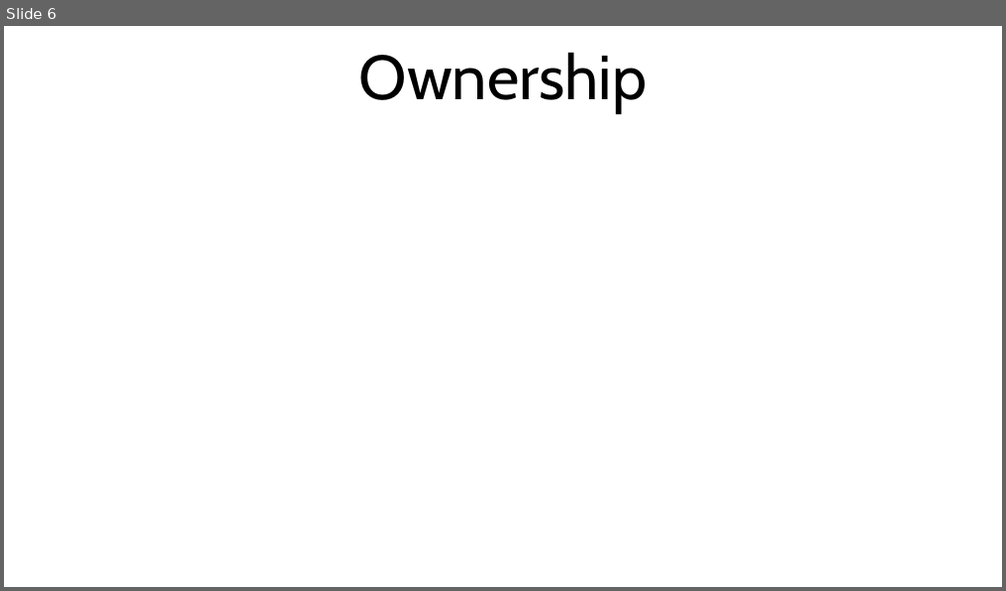
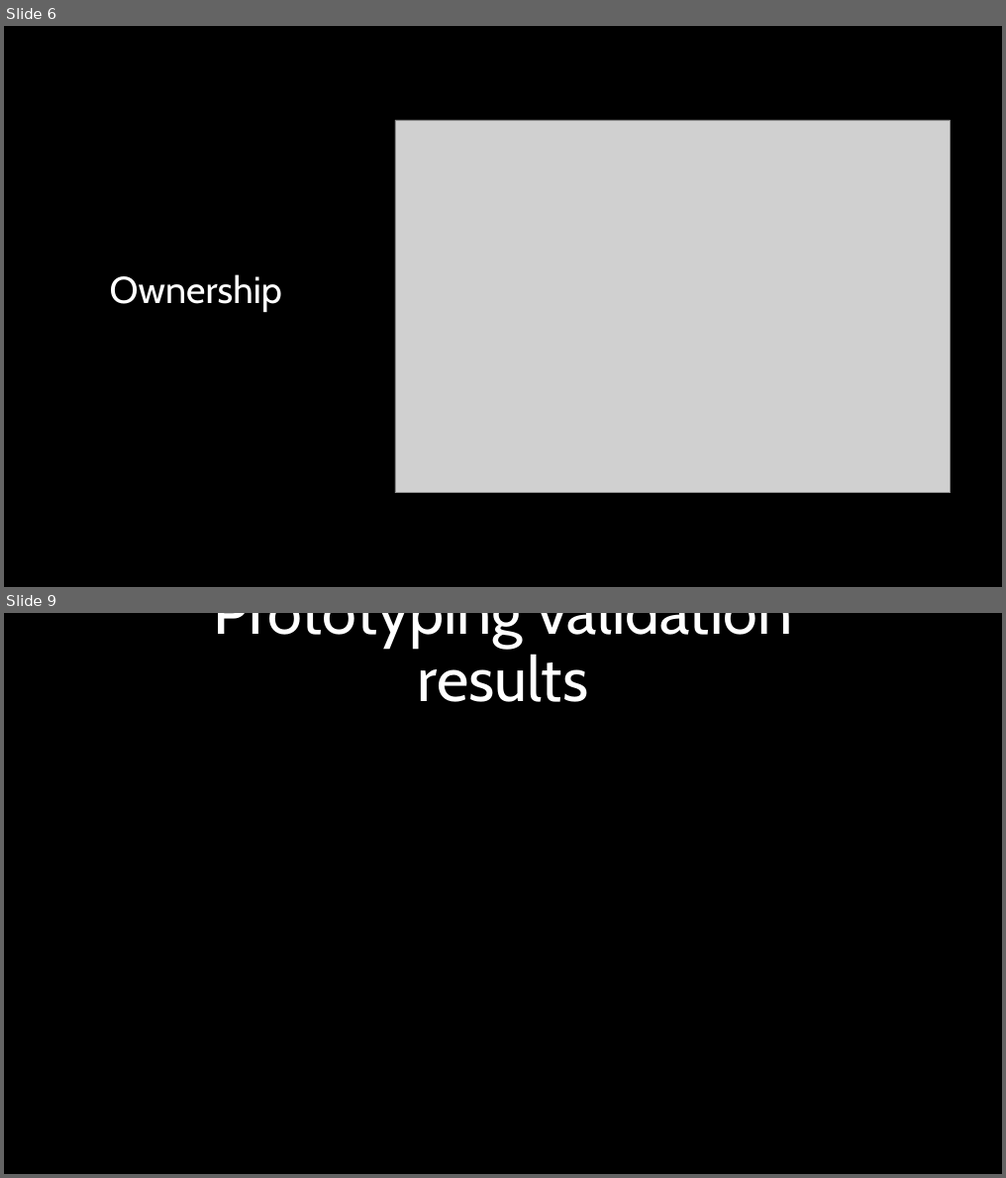
Before and after one commit to ToastKing1/VDeerStreamingTalents, a slide deck: Presentation/Week 14 Presentation.pptx. Shown one above the other, each under a label of ours: slide 6 before the commit, slides 6 and 9 after it; the slides between them are not shown. The pictures are 1006x591 and 1006x1178 pixels, drawn with LibreOffice and Linux fonts; fonts in the diff are those of the drawing; grey boxes stand for pictures. Boxes give left, top, right and bottom in pixels: in the first picture for what was removed or moved away, otherwise in the second. Text is boxed around its words. In the diff, an @@ line names an element or a change of style, - is before the commit and + after.

```diff
--- a/Presentation/Week 14 Presentation.pptx
+++ b/Presentation/Week 14 Presentation.pptx
@@ slide 9 added at [4,613,1002,1174], background #000000 @@
@@ title added at [214,613,792,702], 60 pt, text #FFFFFF @@
+Prototyping validation results
@@ slide 6 changed as well @@
@@ background #FFFFFF to #000000 @@
@@ picture added at [395,120,950,494] @@
@@ title "Ownership": place and size @@
-title "Ownership" at [359,52,647,114]
+title "Ownership" at [110,274,282,312]
@@ title "Ownership" at [110,274,282,312]: size 60 to 36 pt, text colour #000000 to #FFFFFF; vertical alignment bottom to middle @@
```
Also in this commit, not shown: 3 other slides changed, 4 other slides added, 3 slides removed, 1 other file.
